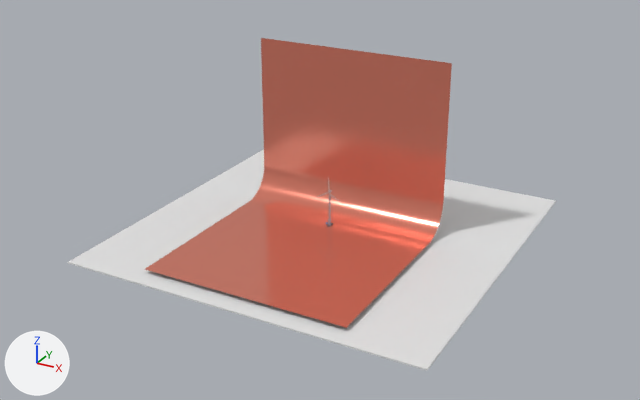
One commit to the Blender file Blender/Feisar.blend: the scene before it, then after it.
Rendered twice from a 50 mm lens placed at (540.0, -1011.0, 541.0), pointed at (2.0, -31.0, 52.0). Arrows for +X, +Y and +Z are at lower left; the lights stay in place.

The first picture shows 'BackDrop', 'Ground'.
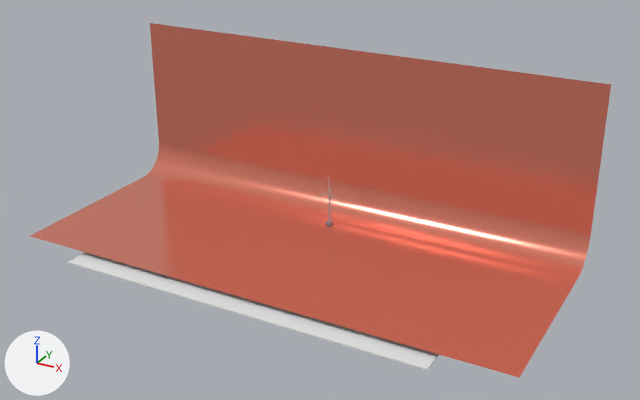
Where the change shows, as pixel boxes (x1, y1, x2, y2) in the pictures (640 x 400 px):
'BackDrop', moved, rescaled (89% wider, 22% taller)
    before: (145, 38, 452, 328)
    after: (30, 23, 611, 377)
'Ground', unchanged, covered by the edit
    before: (68, 150, 556, 371)
    after: (68, 252, 439, 371)

Diff of the bpy script that builds the scene:
```diff
--- a/Blender/Feisar.blend.py
+++ b/Blender/Feisar.blend.py
@@ ob_backdrop @@
 ob_backdrop.rotation_euler = (0.0, 0.0, 3.142)  # degrees (0, 0, 180)
-ob_backdrop.scale = (146.0, 146.0, 146.0)
+ob_backdrop.scale = (349.0, 146.0, 146.0)
```
